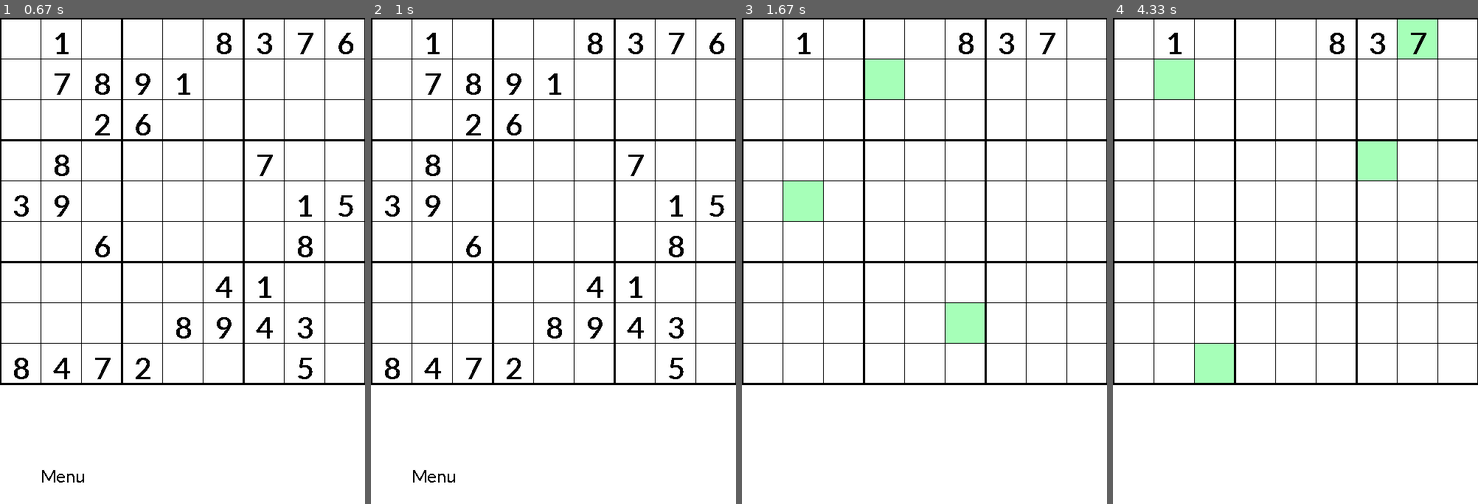
Above: before the commit, frames 1-4 (left to right).
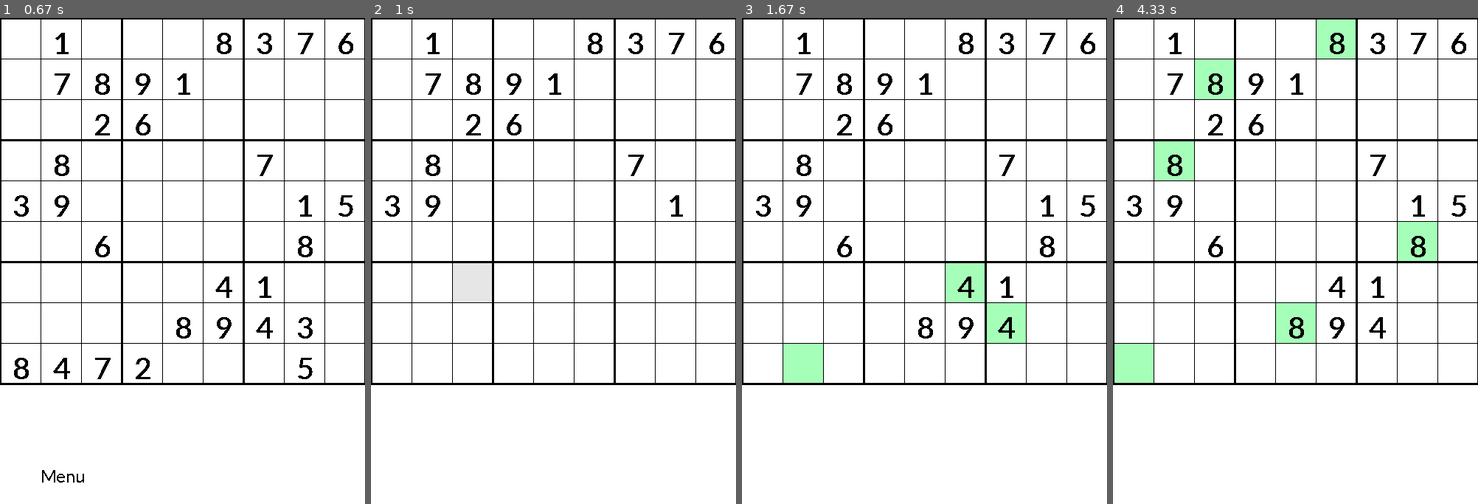
Above: after the commit, the same moments.

Repository: MatthiasSagerer/Sudoku-Pygame
Game: pygame game, started from main.py
Two runs of this game, one before a commit and one after it. Both use one fixed random seed, a clock stepped at 60 frames per second and the inputs below.
Inputs (mouse positions are in pixels of both pictures, inside the frame that each line leads up to):
- Up to frame 1 (0.67 s): click "Easy" at 0.38 s
- Up to frame 2 (1 s): click (465, 265) at 0.72 s
- Up to frame 3 (1.67 s): click (811, 377) at 1.05 s; click (968, 304) at 1.38 s
- Up to frame 4 (4.33 s): click (1299, 314) at 2.22 s; click (1284, 178) at 2.55 s; click (1390, 217) at 3.38 s; click (1408, 251) at 3.72 s; click (1372, 178) at 4.05 s

Frame 1 is identical in both runs. In frame 2, 2.0% of the frame differs, in the area x 3-97%, y 36-96%; in frame 3, 6.4%; in frame 4, 9.6%, in the area x 0-97%, y 0-76%.

Commit message:
main.py: marking empty spots

Diff:
--- a/main.py
+++ b/main.py
@@ -85,51 +85,80 @@
                 continue
 
 
-def markCells(surface, number, sudoku, sudoku_start):
-    if number != 0:
-        for i in range(9):
-            for j in range(9):
-                if sudoku[i][j] == number or sudoku_start[i][j] == number:
-                    x = cell_size * j + 1
-                    y = cell_size * i + 1
-                    width = cell_size - 1
-                    height = cell_size - 1
-                    if j % 3 == 0:
-                        x += 1
-                        width -= 1
-                    if j % 3 == 2:
-                        width -= 1
-                    if i % 3 == 0:
-                        y += 1
-                        height -= 1
-                    if i % 3 == 2:
-                        height -= 1
-                    pygame.draw.rect(surface, (166, 255, 184), (x, y, width, height))
+def markCells(surface, number, sudoku, sudoku_start, empt, x_p, y_p, col=(166, 255, 184)):
+    if not empt:
+        if number != 0:
+            for i in range(9):
+                for j in range(9):
+                    if sudoku[i][j] == number or sudoku_start[i][j] == number:
+                        x = cell_size * j + 1
+                        y = cell_size * i + 1
+                        width = cell_size - 1
+                        height = cell_size - 1
+                        if j % 3 == 0:
+                            x += 1
+                            width -= 1
+                        if j % 3 == 2:
+                            width -= 1
+                        if i % 3 == 0:
+                            y += 1
+                            height -= 1
+                        if i % 3 == 2:
+                            height -= 1
+                        pygame.draw.rect(surface, col, (x, y, width, height))
+    else:
+        i = y_p // cell_size
+        j = x_p // cell_size
+        x_p = j*cell_size + 1
+        y_p = i*cell_size + 1
+        width = cell_size - 1
+        height = cell_size - 1
+        if j % 3 == 0:
+            x_p += 1
+            width -= 1
+        if j % 3 == 2:
+            width -= 1
+        if i % 3 == 0:
+            y_p += 1
+            height -= 1
+        if i % 3 == 2:
+            height -= 1
+        pygame.draw.rect(surface, col, (x_p, y_p, width, height))
 
 
 pygame.font.init()
 
 
-def markCellsLogic(x_p, y_p):
+def markCellsLogic(x_p, y_p, empt):
     global saved_num, marked_num
+    if empty:
+        if dark:
+            col = (40, 40, 40)
+        else:
+            col = (230, 230, 230)
+    else:
+        if dark:
+            col = (0, 108, 36)
+        else:
+            col = (166, 255, 184)
     if 0 <= x_p <= cell_size * 9 and 0 <= y_p <= cell_size * 9:
-        if current_sudoku[y_pos // cell_size][x_pos // cell_size] != 0:
+        if (current_sudoku[y_pos // cell_size][x_pos // cell_size] != 0) or empt:
             win.fill(color=bg_col)
             drawGrid(win, dark)
             marked_num = current_sudoku[y_pos // cell_size][x_pos // cell_size]
-            if marked_num != 0 and marked_num != saved_num:
-                markCells(win, marked_num, current_sudoku, current_sudoku_start)
-                markCells(win, marked_num, current_sudoku, current_sudoku_start)
+            if (marked_num != 0 and marked_num != saved_num) or empt:
+                markCells(win, marked_num, current_sudoku, current_sudoku_start, empt, x_p, y_p, col=col)
+                markCells(win, marked_num, current_sudoku, current_sudoku_start, empt, x_p, y_p, col=col)
                 saved_num = current_sudoku[y_pos // cell_size][x_pos // cell_size]
             displaySudoku(win, dark, current_sudoku_start, True)
             displaySudoku(win, dark, current_sudoku, False)
-        elif current_sudoku_start[y_pos // cell_size][x_pos // cell_size] != 0:
+        elif (current_sudoku_start[y_pos // cell_size][x_pos // cell_size] != 0) or empt:
             win.fill(color=bg_col)
             drawGrid(win, dark)
-            marked_num = current_sudoku_start[y_pos // cell_size][x_pos // cell_size]
-            if marked_num != 0 and marked_num != saved_num:
-                markCells(win, marked_num, current_sudoku, current_sudoku_start)
-                markCells(win, marked_num, current_sudoku, current_sudoku_start)
+            marked_num = current_sudoku_start[y_p // cell_size][x_p // cell_size]
+            if (marked_num != 0 and marked_num != saved_num) or empt:
+                markCells(win, marked_num, current_sudoku, current_sudoku_start, empt, x_p, y_p, col=col)
+                markCells(win, marked_num, current_sudoku, current_sudoku_start, empt, x_p, y_p, col=col)
                 saved_num = current_sudoku_start[y_pos // cell_size][x_pos // cell_size]
             else:
                 saved_num = 0
@@ -222,7 +251,6 @@
                 current_sudoku = blank_sudoku.copy()
                 current_solution = solutions_list[rand_num].copy()
                 drawGrid(win, dark)
-                markCells(win, marked_num, current_sudoku, current_sudoku_start)
                 displaySudoku(win, dark, current_sudoku_start, True)
                 displaySudoku(win, dark, current_sudoku, False)
             menu_rect = displayText(win, dark, 'Menu', cell_size, cell_size * 11, font_size_small)
@@ -243,7 +271,12 @@
                         difficulty = 0
                     x_pos = mouse_pos[0]
                     y_pos = mouse_pos[1]
-                    markCellsLogic(x_pos, y_pos)
+                    if 0 <= x_pos <= cell_size * 9 and 0 <= y_pos <= cell_size * 9:
+                        if current_sudoku_start[y_pos // cell_size][x_pos // cell_size] == 0:
+                            empty = True
+                        else:
+                            empty = False
+                        markCellsLogic(x_pos, y_pos, empty)
             first = False
             # TODO: main solving screen with 9 x 9 grid, time, pause & play, verification-switch
             #  digits 1 to 9 as inputs, undo & redo, hint and show solution button.
